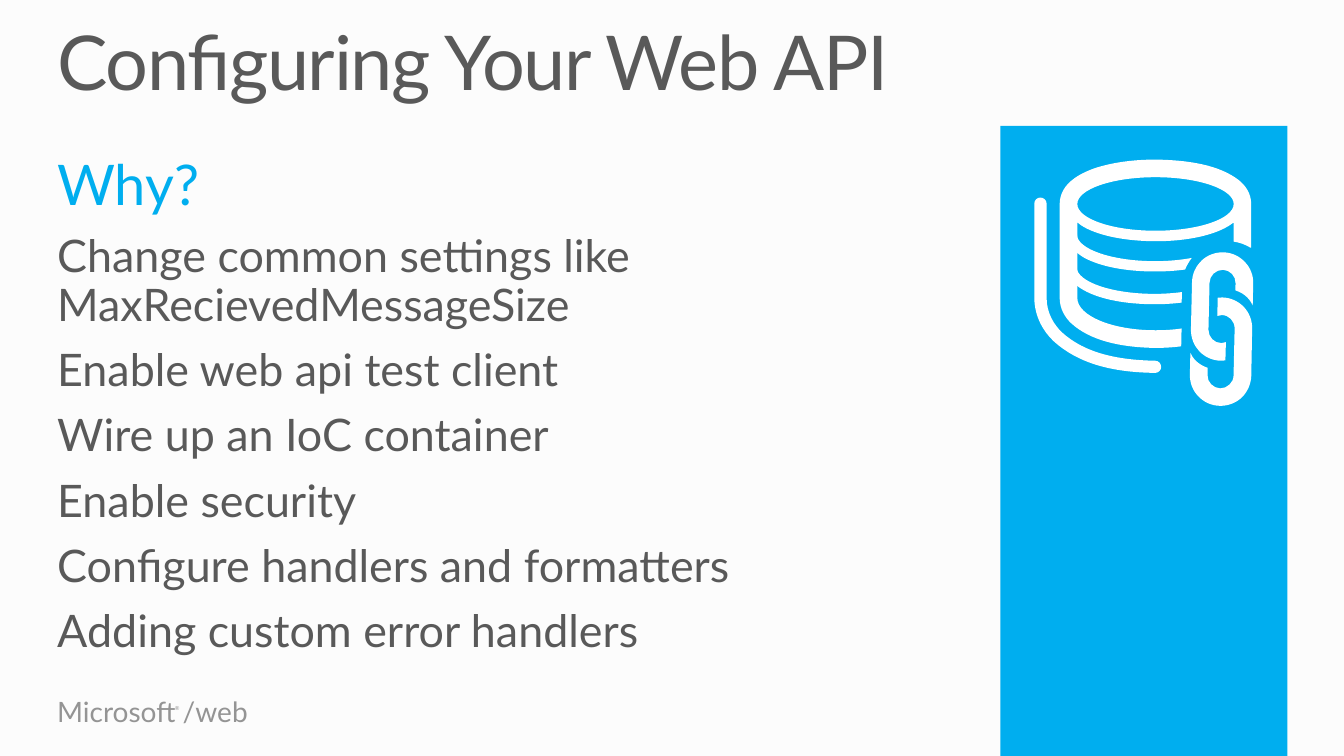
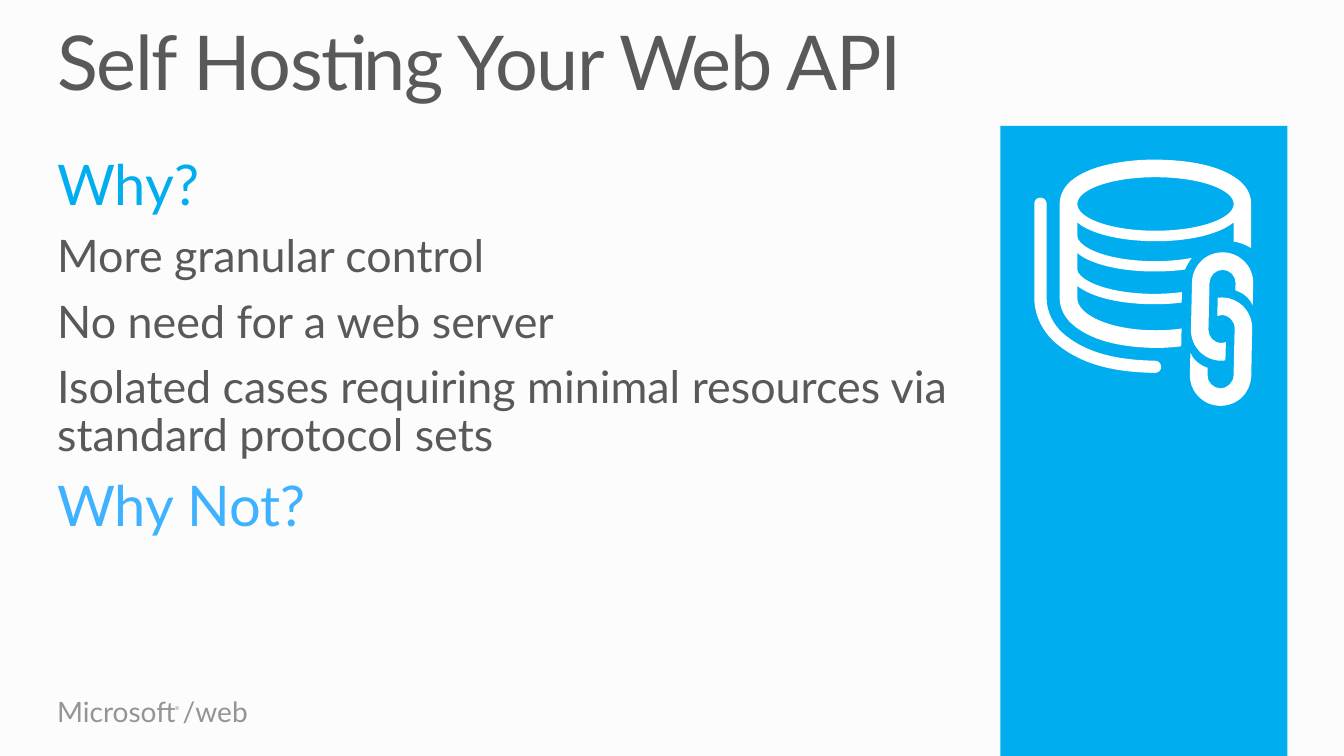
Before and after one commit to Microsoft-Web/WebTK-Presentations, a slide deck: slide 27 of AddingWebApiToASPNETSite/AddingWebApiToASPNETSite.pptx (slide 26 before the commit). Drawn at 1344x756 pixels with LibreOffice and Linux fonts; fonts in the diff are those of the drawing. Boxes give left, top, right and bottom in pixels: in the first picture for what was removed or moved away, otherwise in the second. Text is boxed around its words. In the diff, an @@ line names an element or a change of style, - is before the commit and + after.

```diff
--- a/AddingWebApiToASPNETSite/AddingWebApiToASPNETSite.pptx
+++ b/AddingWebApiToASPNETSite/AddingWebApiToASPNETSite.pptx
@@ title at (57, 34, 902, 104): text changed @@
-Configuring Your Web API
+Self Hosting Your Web API
@@ text at (57, 239, 947, 536): text changed @@
-Change common settings like
-MaxRecievedMessageSize
-Enable web api test client
-Wire up an IoC container
-Enable security
-Configure handlers and formatters
-Adding custom error handlers
+More granular control
+No need for a web server
+Isolated cases requiring minimal resources via
+standard protocol sets
+Why Not?
```
Also in this commit, not shown: 2 other slides changed, 3 slides added.
